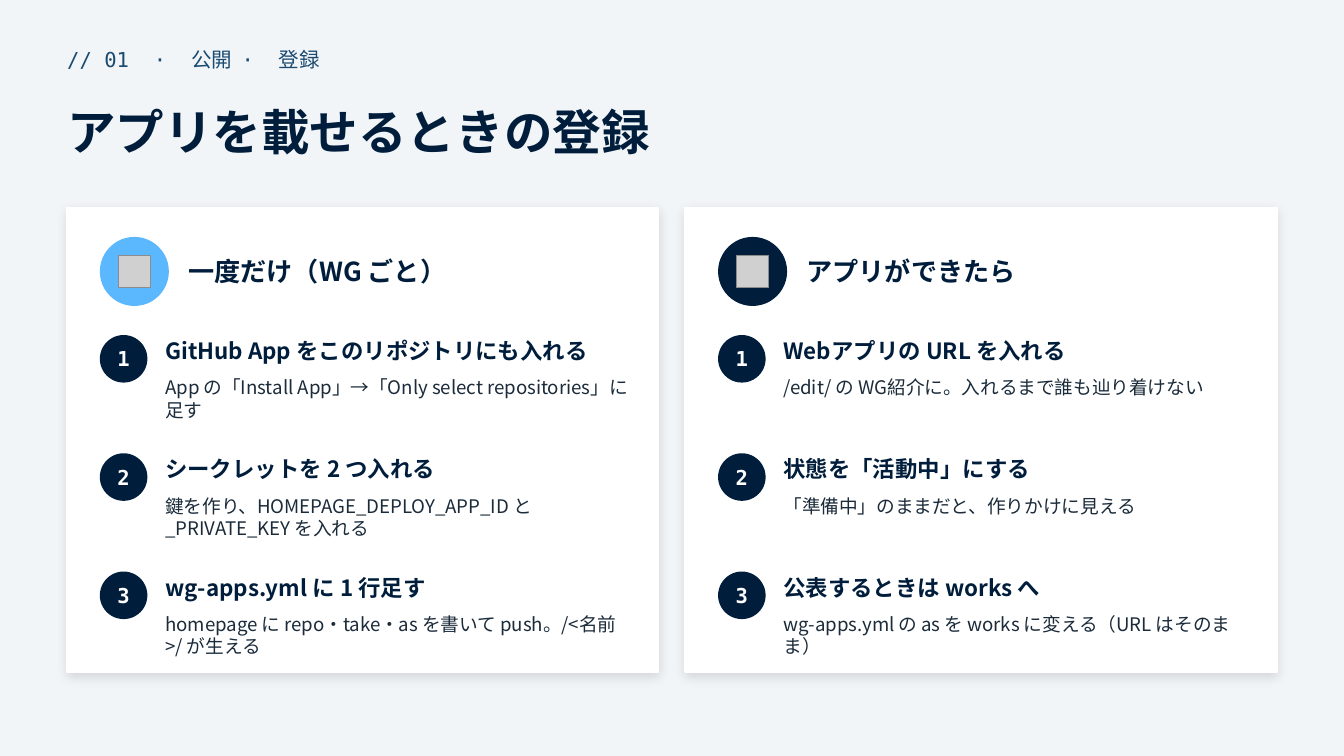
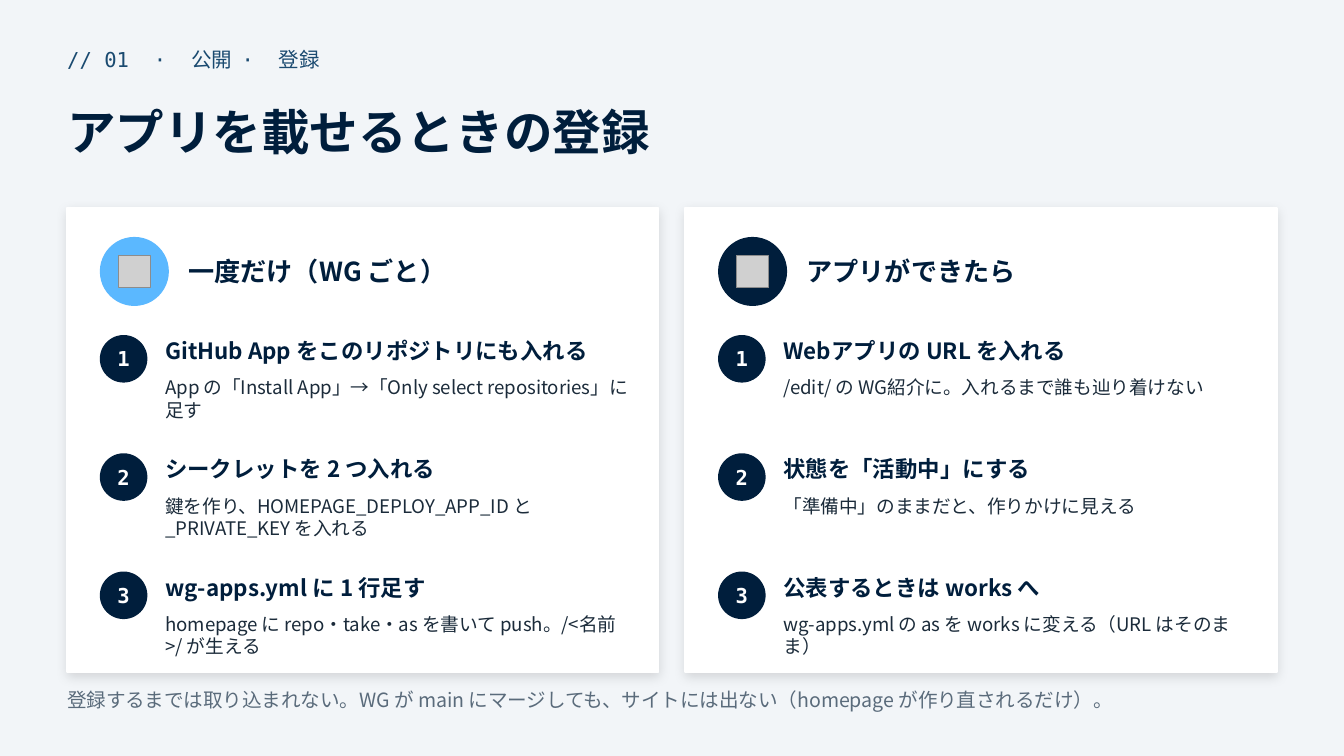
Before and after one commit to funITclub/homepage, a slide deck: slide 11 of static/guide/01_リポジトリの作り方と運用.pptx. Drawn at 1344x756 pixels with LibreOffice and Linux fonts; fonts in the diff are those of the drawing; grey boxes stand for pictures. Boxes give left, top, right and bottom in pixels: in the first picture for what was removed or moved away, otherwise in the second. Text is boxed around its words. In the diff, an @@ line names an element or a change of style, - is before the commit and + after.

```diff
--- a/static/guide/01_リポジトリの作り方と運用.pptx
+++ b/static/guide/01_リポジトリの作り方と運用.pptx
@@ text added at bbox=[67, 690, 1113, 712], 10.5 pt, text #5A6B7B @@
+登録するまでは取り込まれない。WG が main にマージしても、サイトには出ない（homepage が作り直されるだけ）。
```
